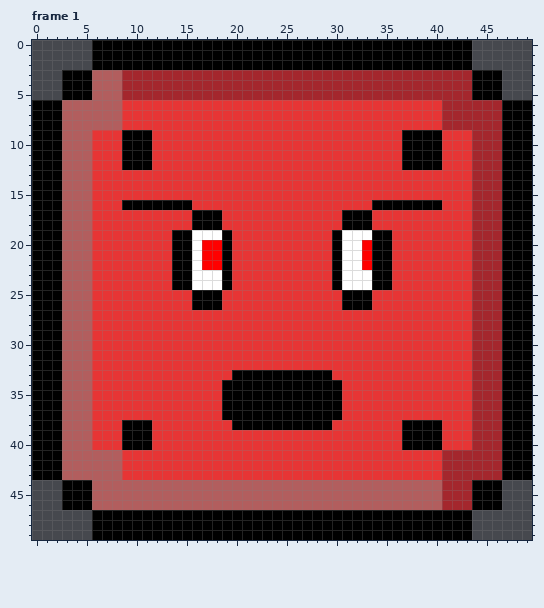
Animated GIF sprite, stored at assets/enemy.gif. The picture above is the old version.
The file is 50x50 pixels, 2 frames. Shown: frame 1. The commit also changed other frames, which this record leaves out.
Once edited:
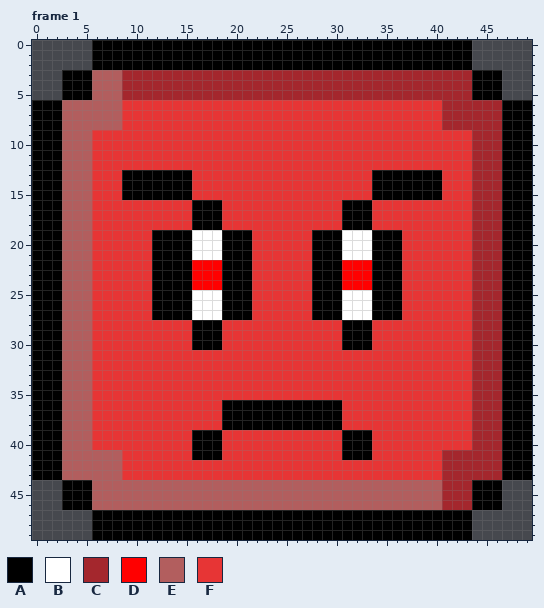
Palette (. is transparent): A #000000  B #ffffff  C #a4272d  D #ff0000  E #b25e5e  F #e73535
Edits made:
Frame 1:
Colour F becomes colour A in rows 13 to 15 at x 9 to 15 and 34 to 40; in row 16 at x 16 to 18 and 31 to 33; in rows 19 to 24 at x 12 to 13, 20 to 21, 28 to 29 and 36; in rows 25 to 27 at x 12 to 15, 19 to 21, 28 to 30 and 34 to 36; in rows 28 to 30 at x 16 to 18 and 31 to 33; in row 38 at x 19 and 30.
Colour F becomes colour A in rows 39 to 41 at x 16 to 18 and 31 to 33.
Colour A becomes colour B in rows 25 to 26 at x 16 to 18 and 31 to 33.
Colour D becomes colour B in rows 20 to 21 at x 17 to 18 and 33.
Colour F becomes colour B in row 27 at x 16 to 18 and 31 to 33.
Colour B becomes colour D in row 22 at x 16 and 31 to 32; in rows 23 to 24 at x 16 to 18 and 31 to 33.
Colour A becomes colour F in rows 9 to 12 at x 9 to 11 and 37 to 40; in row 16 at x 9 to 15 and 34 to 40; in row 33 at x 20 to 29; in rows 34 to 35 at x 19 to 30; in rows 38 to 40 at x 9 to 11 and 37 to 40.
Boxes around the changes in both pictures, in picture pixels (x1, y1, x2, y2):
changed: (122, 130, 442, 460)
